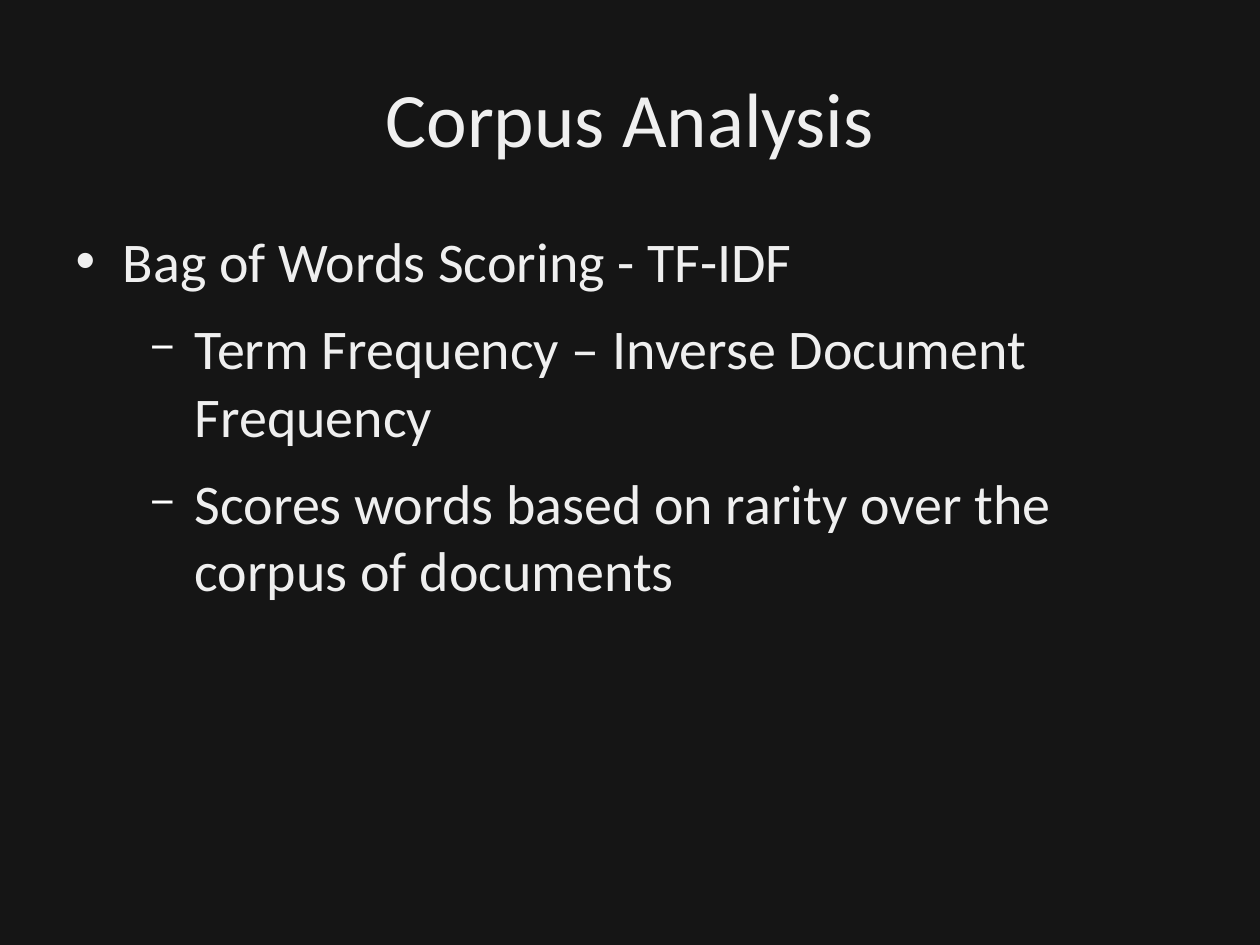
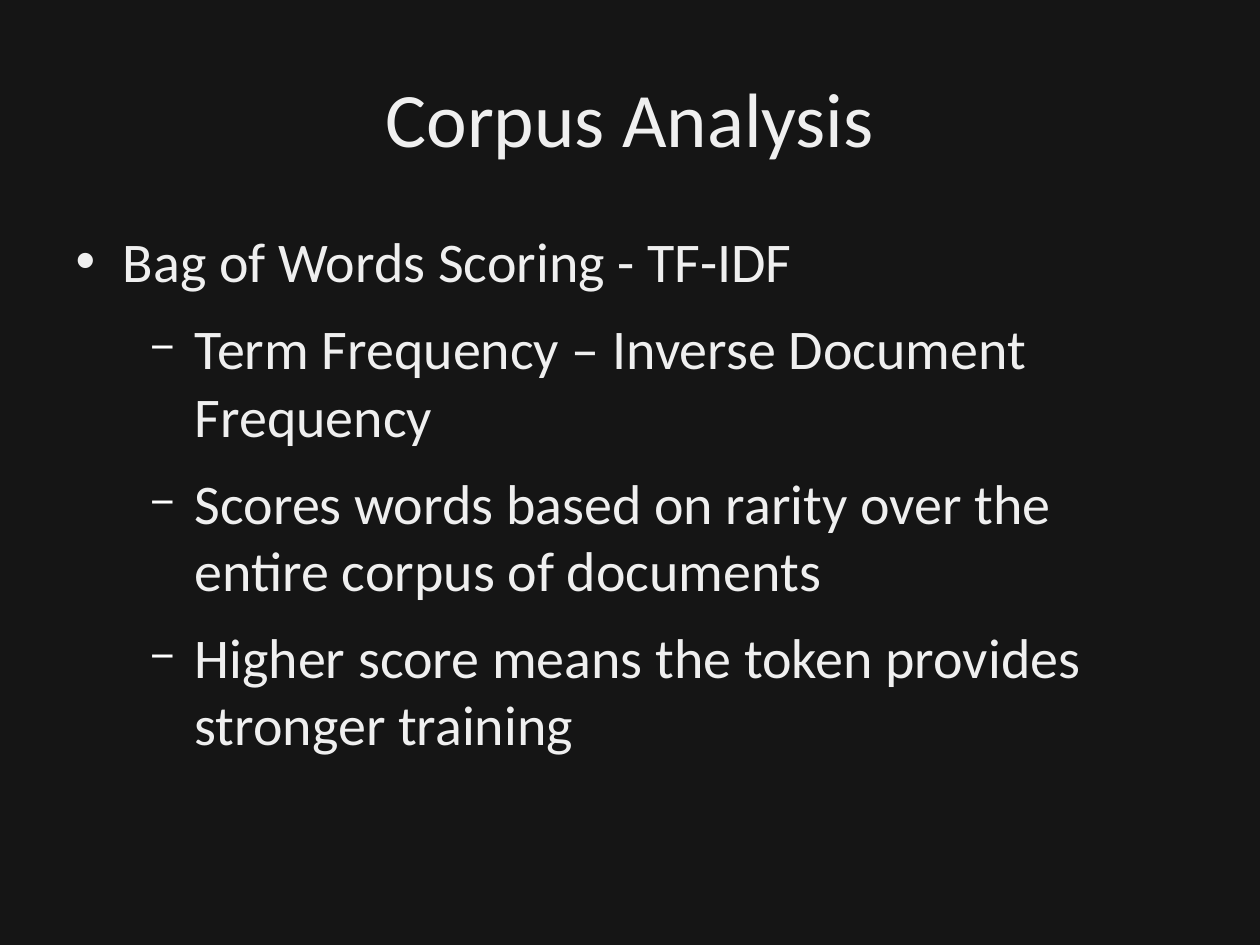
Before and after one commit to dbowmans46/PracticalProgramming, a slide deck: slide 58 of Session 7 - Python/Instructional Material/Session 7 - Python Brief Intro to NLP.odp. Drawn at 1260x945 pixels with LibreOffice and Linux fonts; fonts in the diff are those of the drawing; background and template pictures are left out; a plain dark background stands for a picture behind light text. Boxes give left, top, right and bottom in pixels: in the first picture for what was removed or moved away, otherwise in the second. Text is boxed around its words. In the diff, an @@ line names an element or a change of style, - is before the commit and + after.

Commit message:
Clarified bag-of-words slides.  Added details to TF-IDF scoring.  Added n-gram explanation when utlized for splitting words into character groups.

```diff
--- a/Session 7 - Python/Instructional Material/Session 7 - Python Brief Intro to NLP.odp
+++ b/Session 7 - Python/Instructional Material/Session 7 - Python Brief Intro to NLP.odp
@@ text at bbox=[195, 485, 1081, 755]: text changed @@
-  − Scores words based on rarity over the corpus of documents
+  − Scores words based on rarity over the entire corpus of documents
+  − Higher score means the token provides stronger training
```
Also in this commit, not shown: 3 other slides changed.
